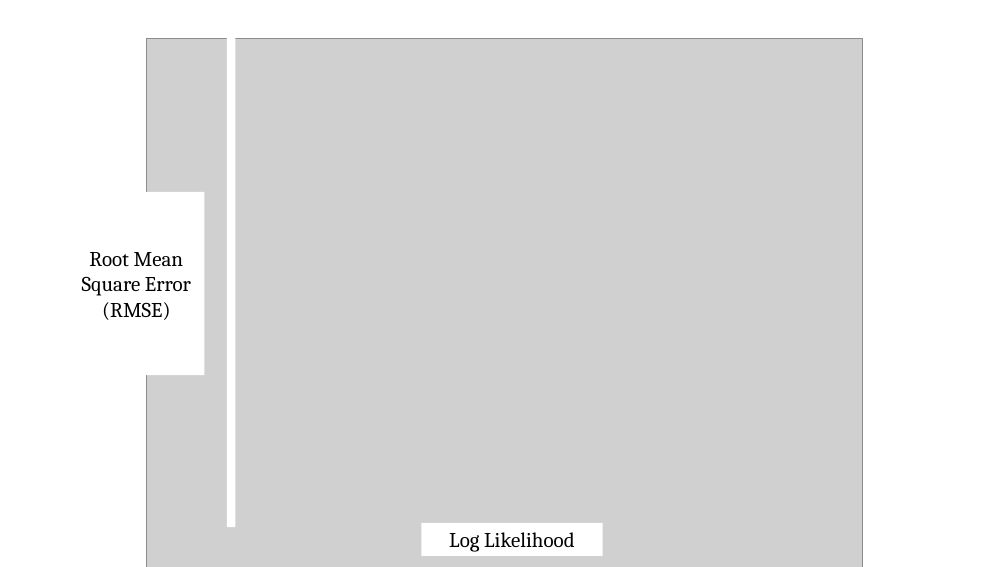
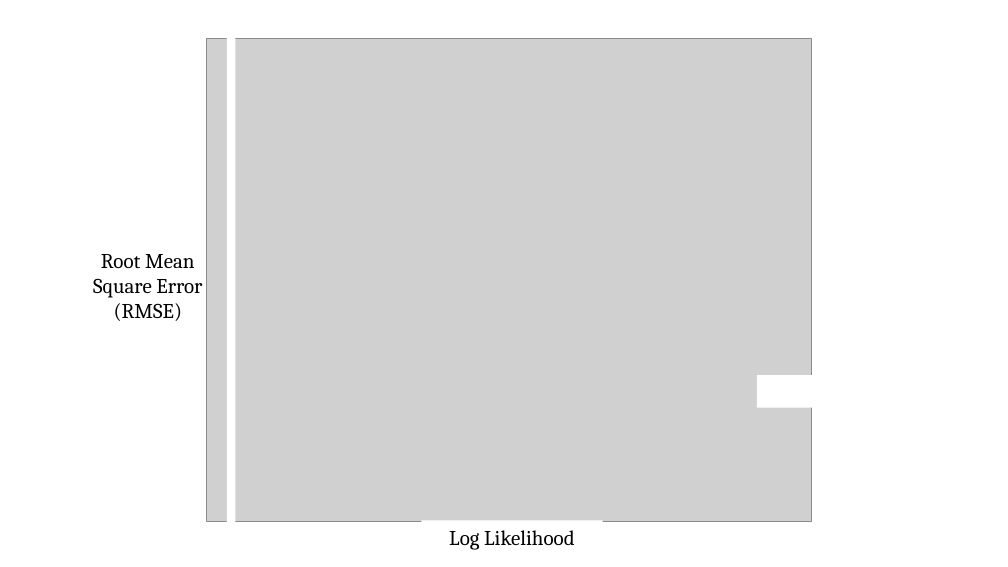
Before and after one commit to David-Taub/HOP-HMM, a slide deck: slide 5 of Help/Figures3.pptx. Drawn at 1008x567 pixels with LibreOffice and Linux fonts; fonts in the diff are those of the drawing; grey boxes stand for pictures. Boxes give left, top, right and bottom in pixels: in the first picture for what was removed or moved away, otherwise in the second. Text is boxed around its words. In the diff, an @@ line names an element or a change of style, - is before the commit and + after.

```diff
--- a/Help/Figures3.pptx
+++ b/Help/Figures3.pptx
@@ picture: place and size @@
-picture at <box>146,39,862,567</box>
+picture at <box>206,39,812,522</box>
@@ rectangle: place and size @@
-rectangle at <box>227,24,235,527</box>
+rectangle at <box>227,33,235,527</box>
@@ text "Root Mean Square Error (RMSE)": place and size @@
-text "Root Mean Square Error (RMSE)" at <box>68,192,204,375</box>
+text "Root Mean Square Error (RMSE)" at <box>93,254,202,321</box>
@@ text "Root Mean Square Error (RMSE)" at <box>93,254,202,321</box>: fill #FFFFFF to none @@
@@ rectangle added at <box>757,375,938,408</box>, fill #FFFFFF @@
@@ rectangle "Log Likelihood": place and size @@
-rectangle "Log Likelihood" at <box>421,523,603,557</box>
+rectangle "Log Likelihood" at <box>421,520,603,553</box>
```
Also in this commit, not shown: 4 other slides changed, 1 slide added, 23 other files.
